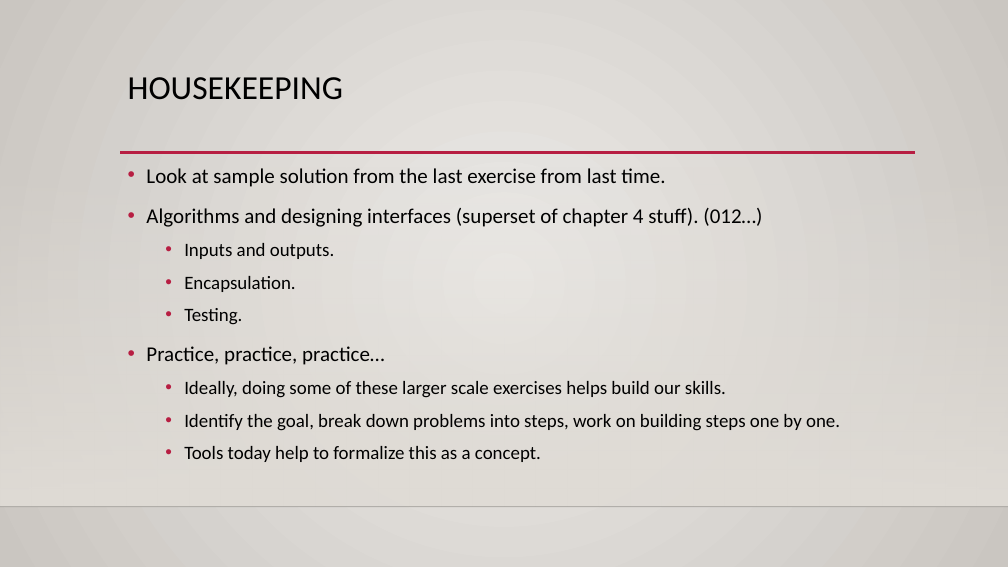
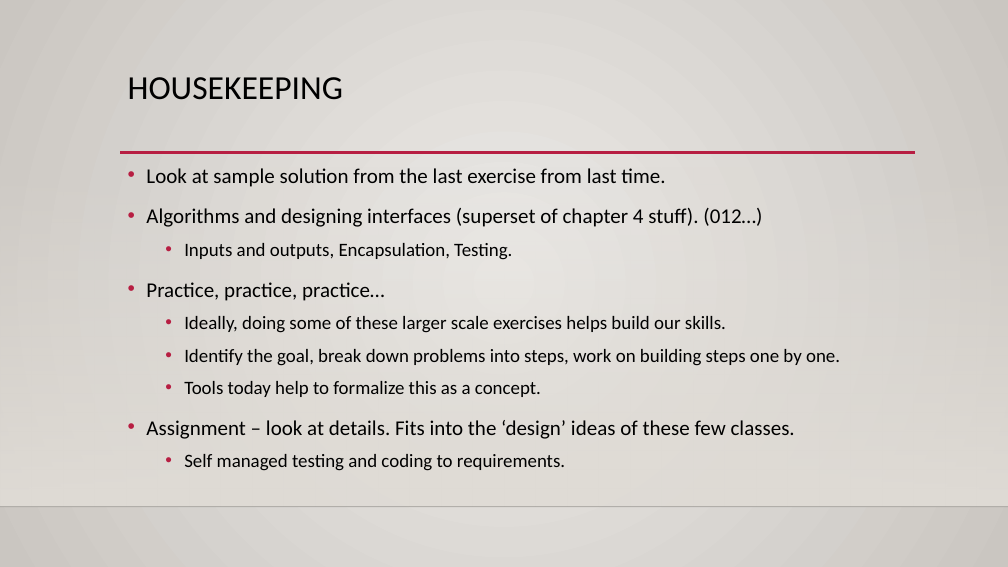
Before and after one commit to AkeemSemperDataScience/Programming_Basics_for_Machine_Learning_Students, a slide deck: slide 1 of reference_material/slides/012_algo_interface_errors.pptx. Drawn at 1008x567 pixels with LibreOffice and Linux fonts; fonts in the diff are those of the drawing; background and template pictures are left out. Boxes give left, top, right and bottom in pixels: in the first picture for what was removed or moved away, otherwise in the second. Text is boxed around its words. In the diff, an @@ line names an element or a change of style, - is before the commit and + after.

```diff
--- a/reference_material/slides/012_algo_interface_errors.pptx
+++ b/reference_material/slides/012_algo_interface_errors.pptx
@@ text at [184,243,512,260]: text changed @@
-  • Inputs and outputs.
-  • Encapsulation.
-  • Testing.
+  • Inputs and outputs, Encapsulation, Testing.
@@ text at [146,420,795,471]: paragraphs added @@
+• Assignment – look at details. Fits into the ‘design’ ideas of these few classes.
+  • Self managed testing and coding to requirements.
```
Also in this commit, not shown: 3 other slides changed, 2 slides added.
